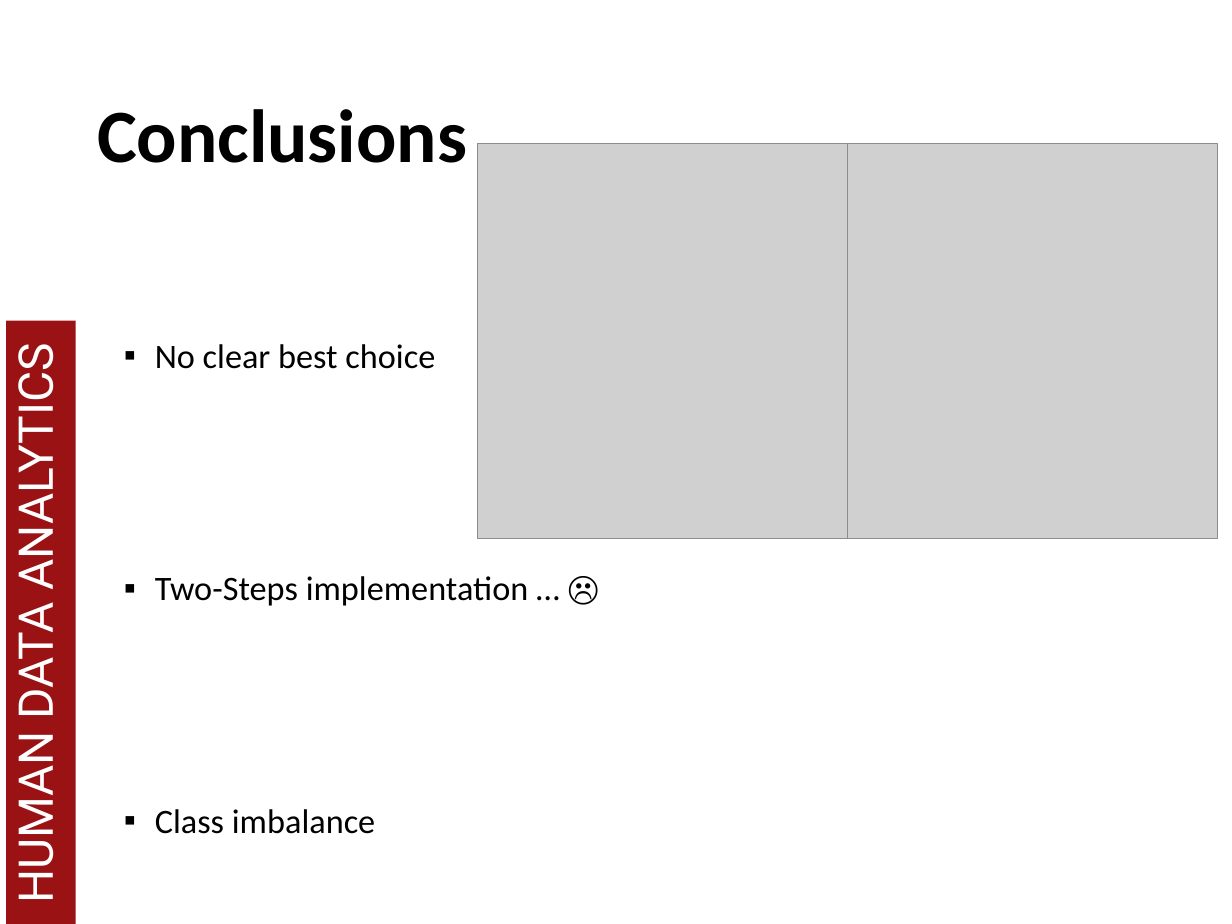
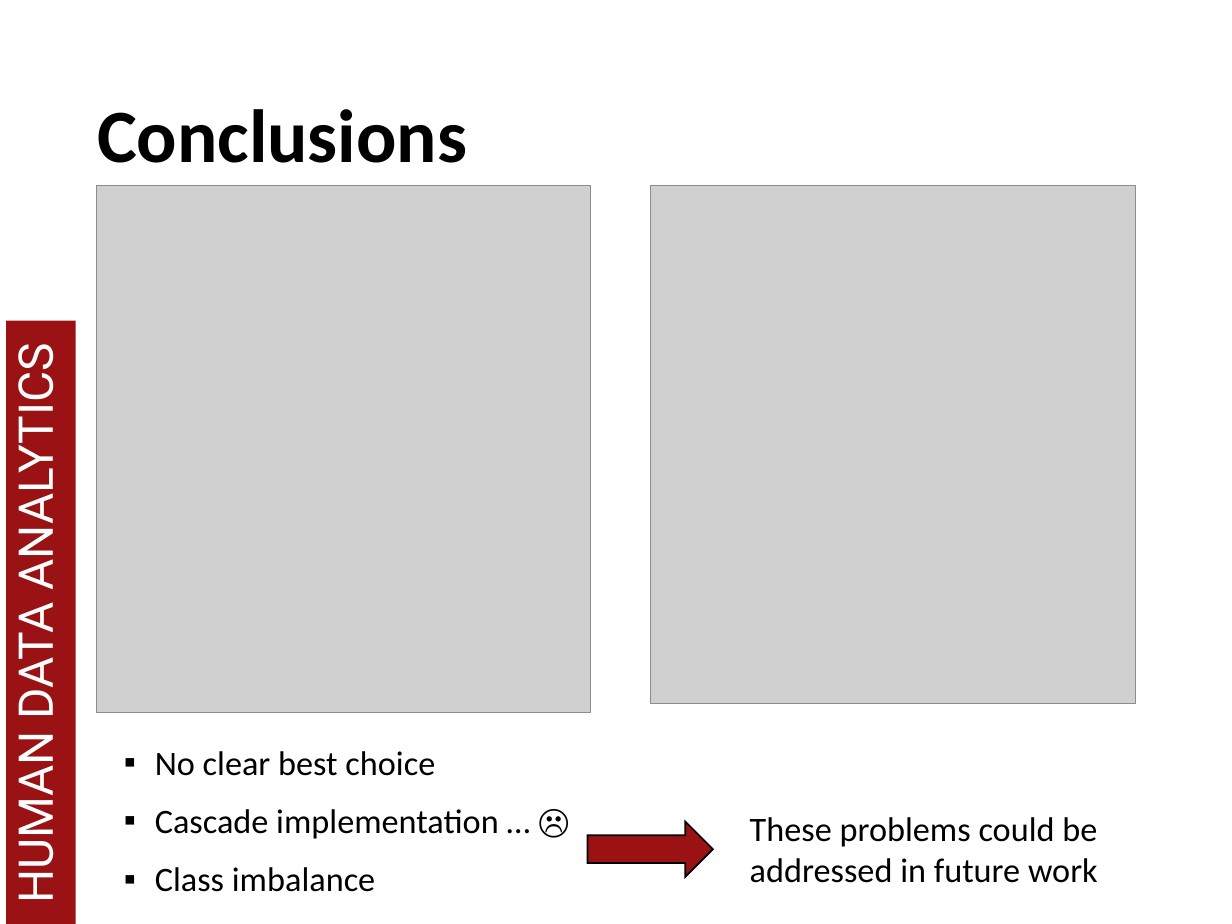
Before and after one commit to MatteoDrago/hda-project, a slide deck: slide 22 of presentation/HDA 2018.pptx. Drawn at 1232x924 pixels with LibreOffice and Linux fonts; fonts in the diff are those of the drawing; grey boxes stand for pictures; background and template pictures are left out. Boxes give left, top, right and bottom in pixels: in the first picture for what was removed or moved away, otherwise in the second. Text is boxed around its words. In the diff, an @@ line names an element or a change of style, - is before the commit and + after.

Commit message:
Final presentation

```diff
--- a/presentation/HDA 2018.pptx
+++ b/presentation/HDA 2018.pptx
@@ picture: place and size @@
-picture at (478, 144, 848, 538)
+picture at (96, 186, 590, 713)
@@ picture: place and size @@
-picture at (848, 144, 1217, 538)
+picture at (650, 186, 1136, 703)
@@ text at (155, 809, 499, 839): text changed @@
-▪ Two-Steps implementation … ☹
+▪ Cascade implementation … ☹
@@ right arrow added at (588, 822, 713, 877), fill #9A1214, outline #000000 1 pt @@
@@ text added at (750, 817, 1098, 883), 20 pt, text #000000 @@
+These problems could be addressed in future work
```
Also in this commit, not shown: 9 other slides changed, 1 other file.
